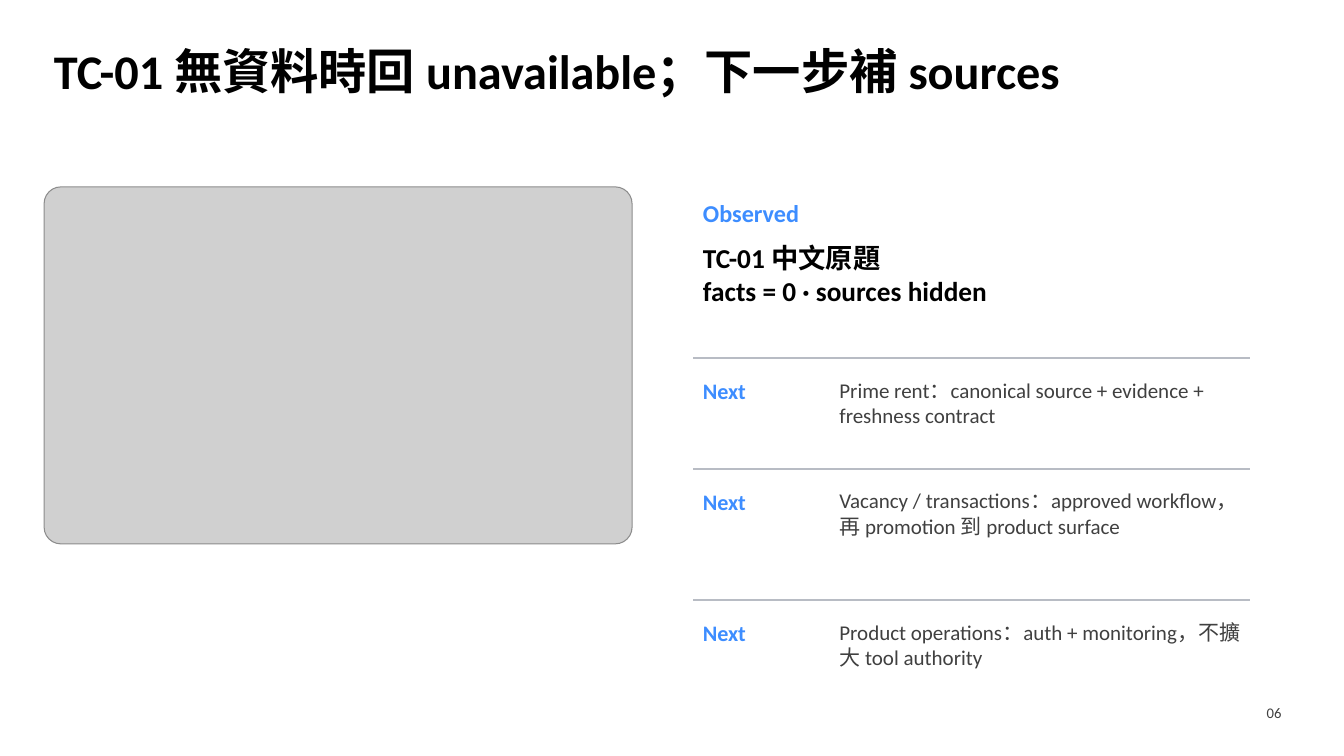
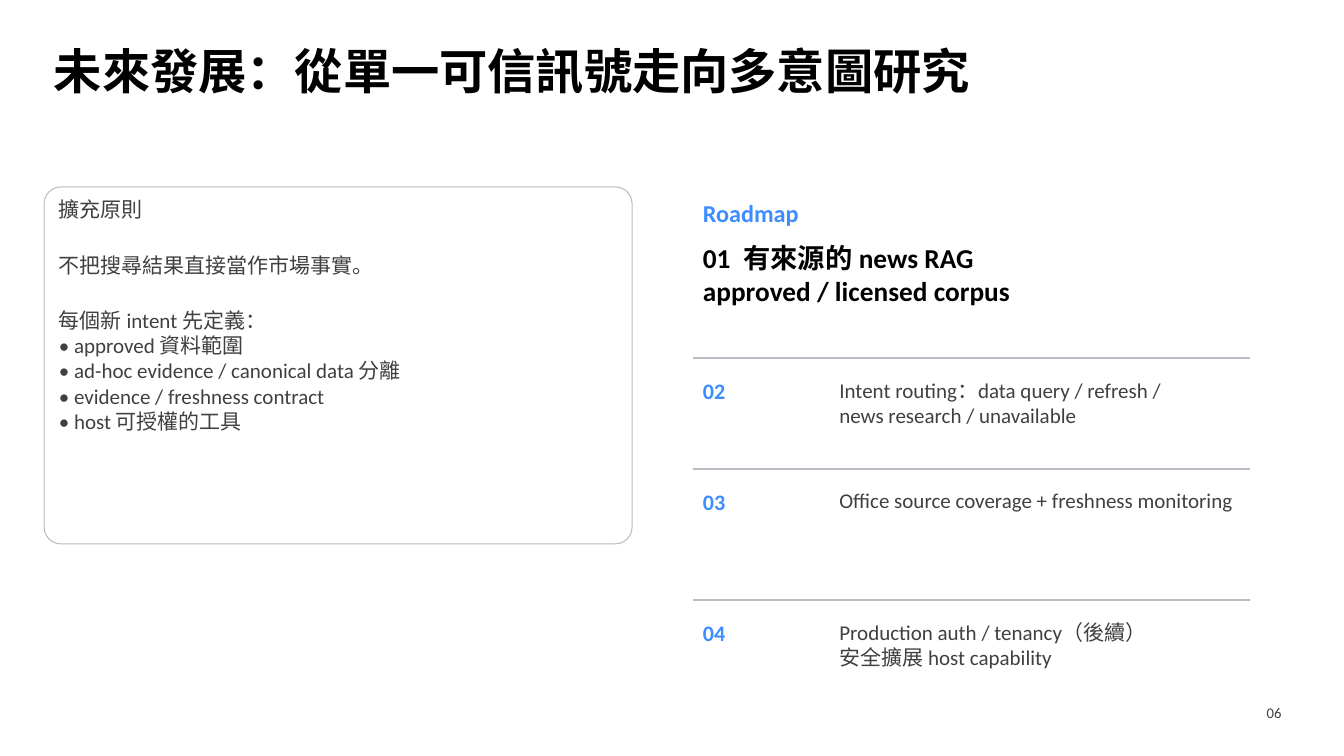
Before and after one commit to ricoyudog/london_real_estate, a slide deck: slide 6 of docs/London-Market-Desk-Architecture-and-Demo-2026-08-02.pptx. Drawn at 1344x756 pixels with LibreOffice and Linux fonts; fonts in the diff are those of the drawing; grey boxes stand for pictures. Boxes give left, top, right and bottom in pixels: in the first picture for what was removed or moved away, otherwise in the second. Text is boxed around its words. In the diff, an @@ line names an element or a change of style, - is before the commit and + after.

```diff
--- a/docs/London-Market-Desk-Architecture-and-Demo-2026-08-02.pptx
+++ b/docs/London-Market-Desk-Architecture-and-Demo-2026-08-02.pptx
@@ text at (54,47,970,94): text changed @@
-TC-01 無資料時回 unavailable；下一步補 sources
+未來發展：從單一可信訊號走向多意圖研究
@@ picture removed at (44,187,632,543) @@
@@ rounded rectangle added at (44,187,632,543), fill #FFFFFF, outline #B8BCC4 0.75 pt, 15 pt, text #404040 @@
+擴充原則
+不把搜尋結果直接當作市場事實。
+每個新 intent 先定義：
+• approved 資料範圍
+• ad-hoc evidence / canonical data 分離
+• evidence / freshness contract
+• host 可授權的工具
@@ text at (703,205,799,226): text changed @@
-Observed
+Roadmap
@@ text at (703,244,1010,306): text changed @@
-TC-01 中文原題
-facts = 0 · sources hidden
+01 有來源的 news RAG
+approved / licensed corpus
@@ text at (703,384,725,399): text changed @@
-Next
+02
@@ text at (839,383,1147,423): text changed @@
-Prime rent：canonical source + evidence + freshness contract
+Intent routing：data query / refresh /
+news research / unavailable
@@ text at (703,495,725,510): text changed @@
-Next
+03
@@ text at (839,493,1233,512): text changed @@
-Vacancy / transactions：approved workflow，再 promotion 到 product surface
+Office source coverage + freshness monitoring
@@ text at (703,626,725,641): text changed @@
-Next
+04
@@ text at (839,622,1146,669): text changed @@
-Product operations：auth + monitoring，不擴大 tool authority
+Production auth / tenancy（後續）
+安全擴展 host capability
```
Also in this commit, not shown: 1 slide added, 1 slide removed, 16 other files.
